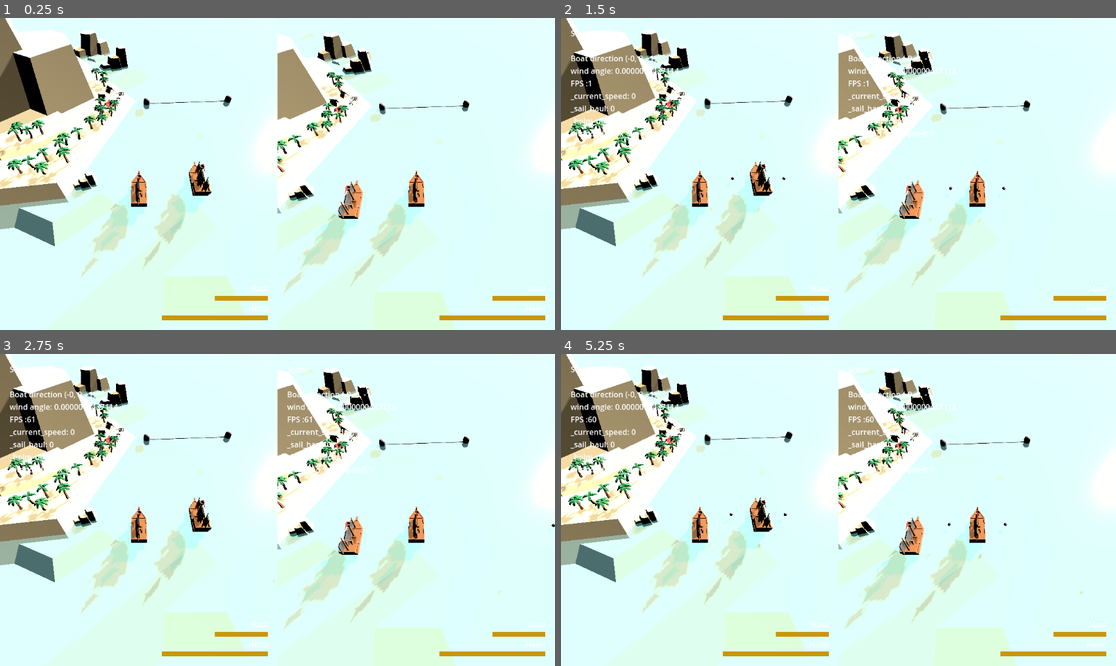
Above: before the commit, frames 1-4 (two rows, left to right).
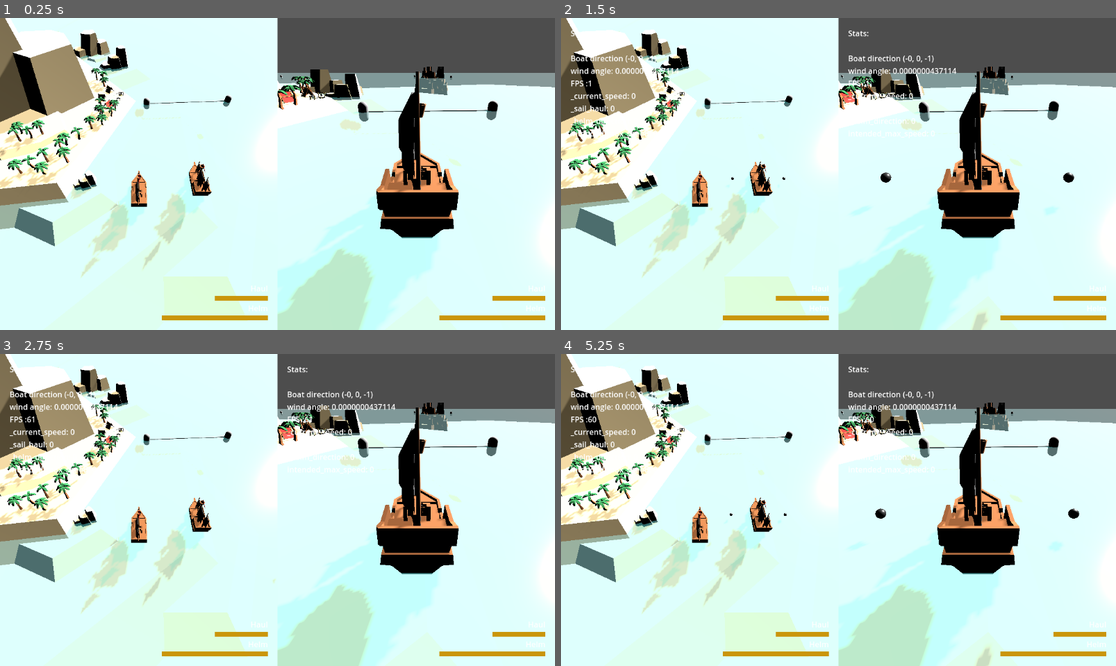
Above: after the commit, the same moments.

Repository: loiclovitana/Crapirate
Game: Godot game, scene res://src/gamemode/race.tscn
Two runs of this game, one before a commit and one after it. Both use one fixed random seed, a clock stepped at 60 frames per second and the inputs below.
Inputs:
- Up to frame 1 (0.25 s): no input
- Up to frame 2 (1.5 s): tap Enter at 0.5 s; tap Space at 1.25 s
- Up to frame 3 (2.75 s): no input
- Up to frame 4 (5.25 s): tap Enter at 2.75, 4.25 s; tap Space at 3.5, 5 s

The runs differ from the first frame. In frame 1, 28% of the frame differs, in the area x 49-100%, y 0-100%; in frame 2, 28%; in frame 3, 28%; in frame 4, 28%.

Commit message:
remove print and change camera

Diff:
--- a/src/gamemode/parcour/parcours.gd
+++ b/src/gamemode/parcour/parcours.gd
@@ -29,7 +29,6 @@
 	# find all player in the scene
 	# FIXME not very clean
 	var boats = get_tree().get_root().find_children("*","Boat",true,false)
-	print(boats)
 	for b in boats:
 		starting_line.add_player(b)
 
--- a/src/gamemode/parcour/raceCheckpoint.gd
+++ b/src/gamemode/parcour/raceCheckpoint.gd
@@ -22,7 +22,6 @@
 	has_passed.emit(boat)
 	if next_checkpoint:
 		next_checkpoint.add_player(boat)
-	print("Checkpoint passed")
 
 ## add player as the next mark in the race
 func add_player(boat : Boat):
--- a/src/gamemode/parcour/raceline.gd
+++ b/src/gamemode/parcour/raceline.gd
@@ -41,8 +41,6 @@
 	if _line.is_colliding():
 		var boat = _line.get_collider()
 		if boat not in _boats_to_cross:
-			print("Not a player")
-			print(_boats_to_cross)
 			return
 
 		if _has_started :
--- a/src/gamemode/race.tscn
+++ b/src/gamemode/race.tscn
@@ -46,12 +46,12 @@
 [node name="StaticCamera" type="Camera3D" parent="SplitscreenView/Boat2"]
 transform = Transform3D(1, -3.15544e-30, -3.55271e-15, 0, 1, -6.66134e-16, 3.55271e-15, 6.66134e-16, 1, -6, 10, 0)
 cull_mask = 3071
-current = true
 script = ExtResource("4_2hlpx")
 
 [node name="followCamera" type="Camera3D" parent="SplitscreenView/Boat2"]
-transform = Transform3D(-3.88318e-08, 0.45913, -0.888369, 2.00692e-08, 0.888369, 0.45913, 1, -1.77636e-15, -4.37114e-08, -2.72879, 1.98386, 0)
+transform = Transform3D(-3.88318e-08, 0.45913, -0.888369, 2.00692e-08, 0.888369, 0.45913, 1, -1.06581e-14, -4.37113e-08, -2.72879, 1.98386, 0)
 cull_mask = 3071
+current = true
 
 [node name="Parcours" type="Node3D" parent="."]
 script = ExtResource("6_iee00")
Not shown: 2 places in src/player/boat.tscn that only renumber resources
